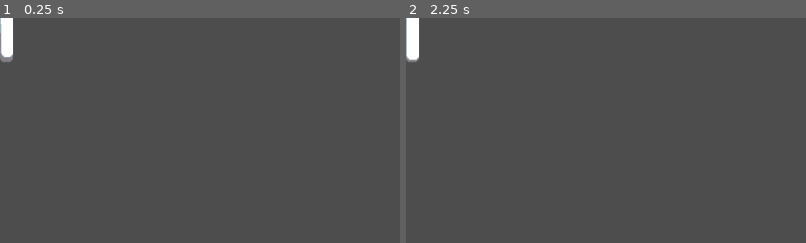
Above: before the commit, frames 1-2 (left to right).
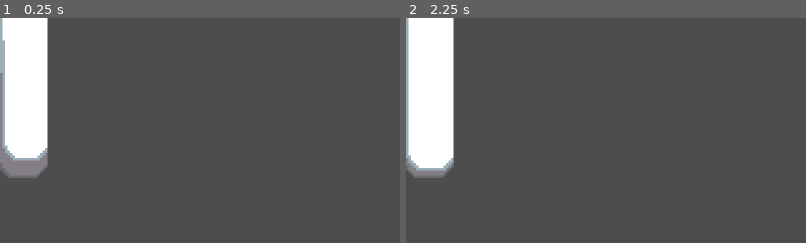
Above: after the commit, the same moments.

Repository: BeneUser/literalkeyboard
Game: Godot game, scene res://literalkeyboard.tscn
Two runs of this game, one before a commit and one after it. Both use one fixed random seed, a clock stepped at 60 frames per second and the inputs below.
Inputs:
- Up to frame 1 (0.25 s): no input
- Up to frame 2 (2.25 s): tap Enter at 0.5, 2 s; hold K (K) 0.53-1.28 s; tap Space at 1.25 s; tap K (K) at 1.35 s; hold K (K) from 2.03 s (still down)
The pictures show only the part of the screen within x 0-50%, y 0-50%; the shares and areas given below are measured in that part.
In our replay, the window is 799x449 before the commit and 800x450 after it. These sizes can differ from the game's own. Grey fills any space a smaller window leaves; there, only what the larger window draws over its background counts as a difference.

The runs differ from the first frame. In frame 1, 8.0% of the frame differs, in the area x 0-12%, y 0-72%; in frame 2, 7.9%.

Commit message:
Edited Project Settings for more pixel-game-like window

Diff:
--- a/project.godot
+++ b/project.godot
@@ -14,6 +14,15 @@
 run/main_scene="uid://b2u5sl8udsgtx"
 config/features=PackedStringArray("4.6", "GL Compatibility")
 config/icon="res://icon.svg"
+
+[display]
+
+window/size/viewport_width=320
+window/size/viewport_height=180
+window/size/window_width_override=1920
+window/size/window_height_override=1080
+window/stretch/mode="canvas_items"
+window/stretch/aspect="expand"
 
 [input]
 
